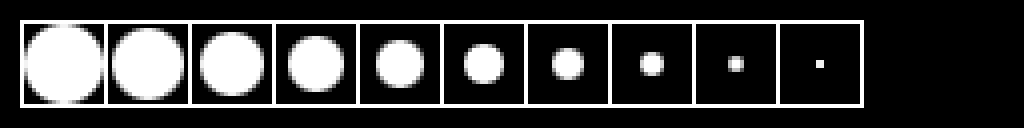
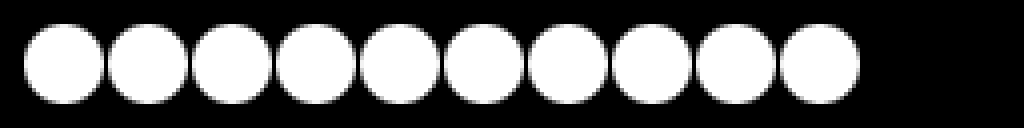
Layer changes from the first 1024 x 128 image to the second:
renamed "Layer 2" to "Circles", painted on it over (104, 24, 860, 104)
hid "Grid" over (20, 20, 864, 108)
